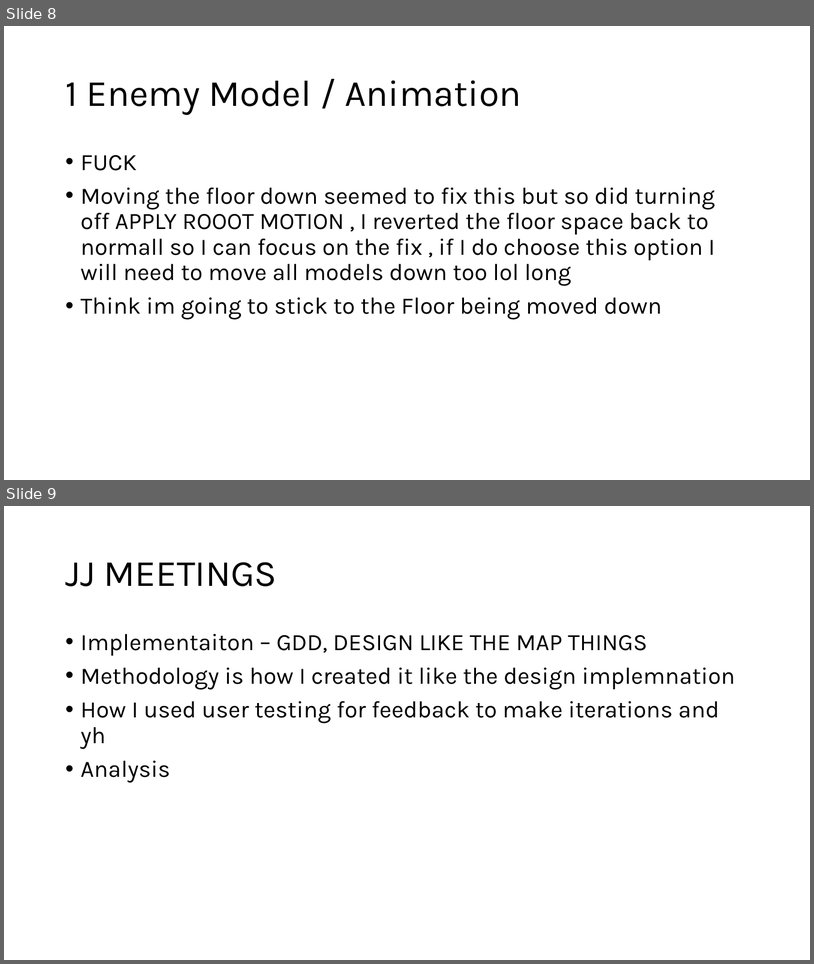
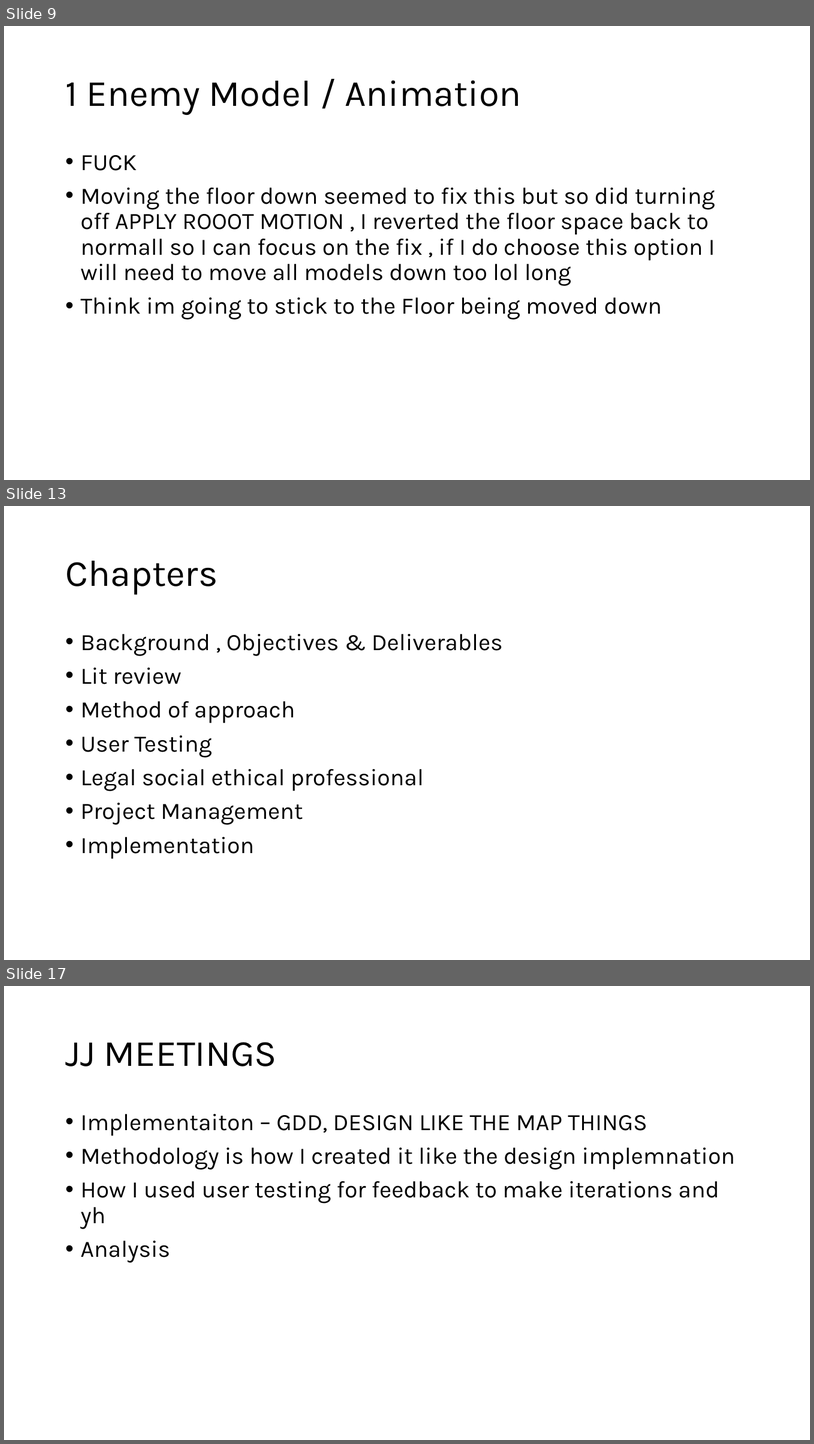
Before and after one commit to Mdot5596/Timeline-Takedown, a slide deck: Documentation/Report/Documentationofstuff.pptx. Shown one above the other, each under a label of ours: slides 8 and 9 before the commit, slides 9, 13 and 17 after it; the slides between them are not shown. The pictures are 814x964 and 814x1444 pixels, drawn with LibreOffice and Linux fonts; fonts in the diff are those of the drawing. Boxes give left, top, right and bottom in pixels: in the first picture for what was removed or moved away, otherwise in the second. Text is boxed around its words. In the diff, an @@ line names an element or a change of style, - is before the commit and + after.

```diff
--- a/Documentation/Report/Documentationofstuff.pptx
+++ b/Documentation/Report/Documentationofstuff.pptx
@@ slide 13 added at (4,506,810,960), background #FFFFFF @@
@@ title added at (65,561,218,595), 44 pt, text #000000 @@
+Chapters
@@ text added at (81,634,503,859), 28 pt, text #000000 @@
+• Background , Objectives & Deliverables
+• Lit review
+• Method of approach
+• User Testing
+• Legal social ethical professional
+• Project Management
+• Implementation
@@ what was slide 8 is now slide 9 @@
@@ what was slide 9 is now slide 17 @@
```
Also in this commit, not shown: 1 slide changed, 7 other slides added, 16 other files.
